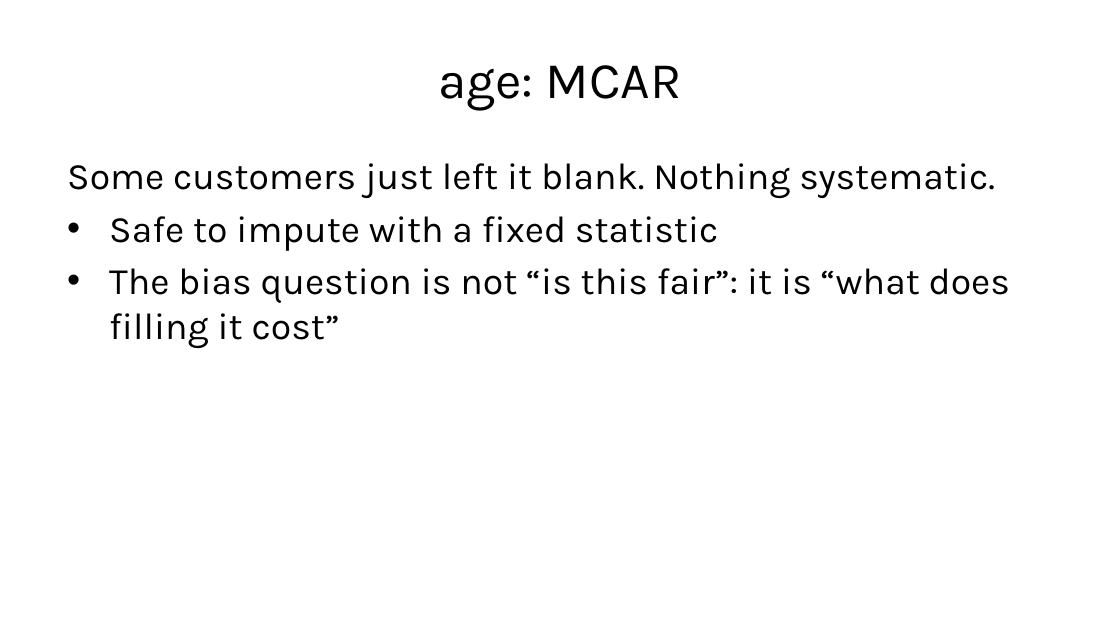
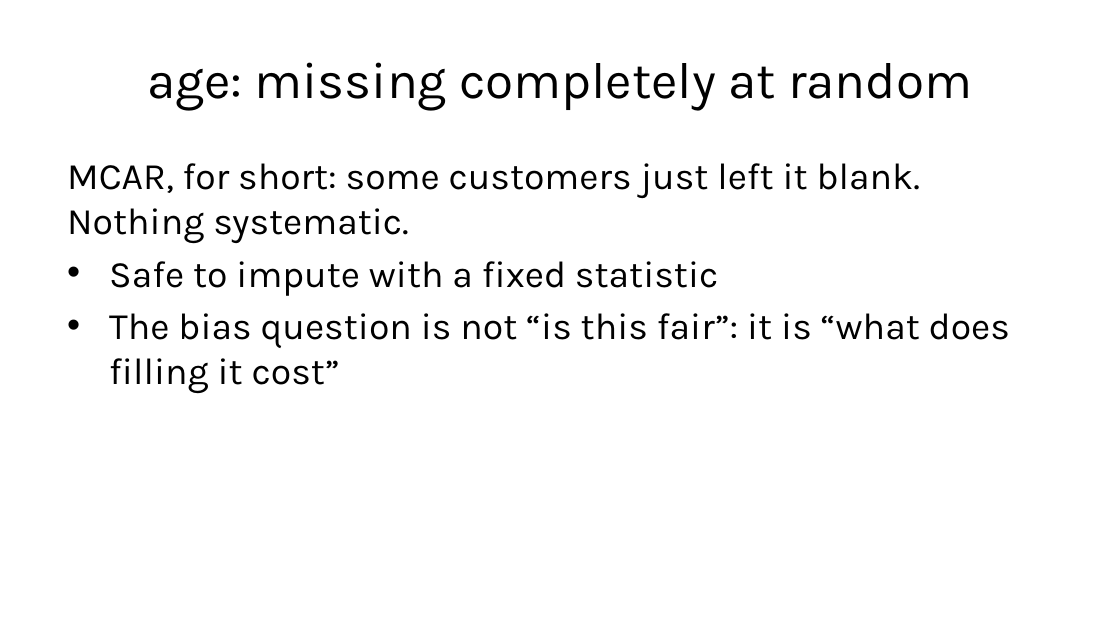
Before and after one commit to fabioantonini/technologies-for-artificial-intelligence, a slide deck: slide 10 of Lessons/02_data_exploration_and_preparation/Slides/data_exploration_and_preparation_slides.pptx. Drawn at 1120x630 pixels with LibreOffice and Linux fonts; fonts in the diff are those of the drawing; background and template pictures are left out. Boxes give left, top, right and bottom in pixels: in the first picture for what was removed or moved away, otherwise in the second. Text is boxed around its words. In the diff, an @@ line names an element or a change of style, - is before the commit and + after.

```diff
--- a/Lessons/02_data_exploration_and_preparation/Slides/data_exploration_and_preparation_slides.pptx
+++ b/Lessons/02_data_exploration_and_preparation/Slides/data_exploration_and_preparation_slides.pptx
@@ title at (147,62,972,110): text changed @@
-age: MCAR
+age: missing completely at random
@@ text at (67,163,920,244): text changed @@
-Some customers just left it blank. Nothing systematic.
+MCAR, for short: some customers just left it blank. Nothing systematic.
```
Also in this commit, not shown: 8 other slides changed, 6 other files.
